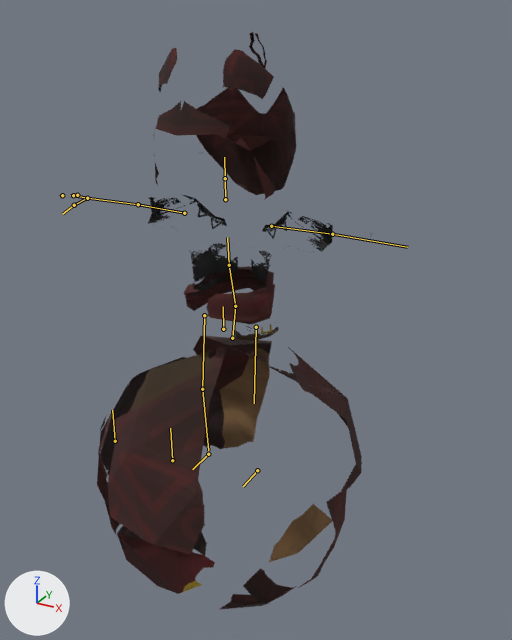
One commit to the glTF model client-xr/public/models/characters/Rogue_Tintable.gltf: the scene before it, then after it.
The view is the same before and after, from a camera (50 mm lens) standing at (2.25, -3.7, 3.08) and looking at (-0.22, 0.79, 0.83). Every picture has the same lights, and +X, +Y and +Z are marked at lower left. The first picture is the older version. The bones that change, and the others that lie on the model, are drawn over the model as lines.

Names of what the first picture shows: 'Belt_Outfit', 'Face_Skin', 'Icosphere_Outfit', 'Pouch_Outfit', 'Rogue_Skin'.
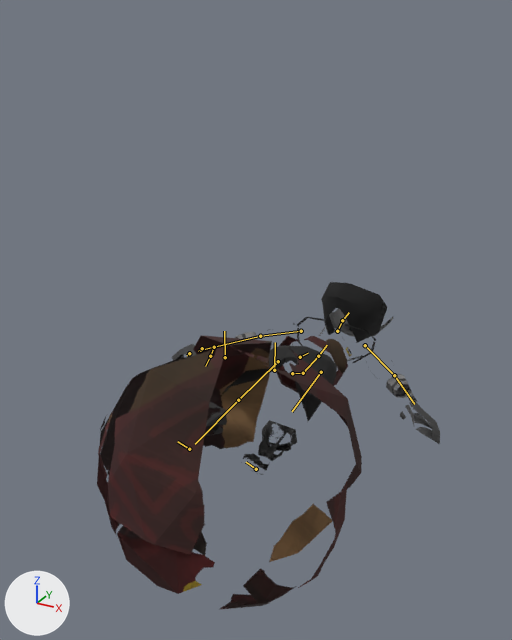
The newer file adds an action. The first version stands in its rest pose; the second is drawn at frame 27 of the action 'Death'.

The edits, one by one:
Bone 'Foot.L' (bone_foot_l) moves from (0.0, 0.0, 0.0) to (0.022, -0.017, -0.009).
Bone 'Foot.L' (bone_foot_l) turns from (0, 0, 0) to (47, 0, 0) degrees about its own x, y and z.
Bone 'Body' (bone_body) moves from (0.0, 0.0, 0.0) to (0.0, -0.742, -1.214).
Bone 'Body' (bone_body) turns from (0, 0, 0) to (-101, 0, 0) degrees about its own x, y and z.
Bone 'Torso' (bone_torso) turns from (0, 0, 0) to (16, 0, 0) degrees about its own x, y and z.
Bone 'Neck' (bone_neck) turns from (0, 0, 0) to (23, 0, 0) degrees about its own x, y and z.
Bone 'Head' (bone_head) turns from (0, 0, 0) to (-12, 0, -5) degrees about its own x, y and z.
Bone 'UpperArm.L' (bone_upperarm_l) turns from (0, 0, 0) to (-25, 36, 7) degrees about its own x, y and z.
Bone 'LowerArm.L' (bone_lowerarm_l) turns from (0, 0, 0) to (-12, 21, -35) degrees about its own x, y and z.
Bone 'UpperArm.R' (bone_upperarm_r) turns from (0, 0, 0) to (-40, -10, 10) degrees about its own x, y and z.
Bone 'LowerArm.R' (bone_lowerarm_r) turns from (0, 0, 0) to (-22, -73, 16) degrees about its own x, y and z.
Bone 'UpperLeg.L' (bone_upperleg_l) turns from (0, 0, 0) to (25, -1, 0) degrees about its own x, y and z.
Bone 'UpperLeg.R' (bone_upperleg_r) turns from (0, 0, 0) to (30, -13, 2) degrees about its own x, y and z.
Bone 'LowerLeg.R' (bone_lowerleg_r) turns from (0, 0, 0) to (-10, 0, 0) degrees about its own x, y and z.
Bone 'Foot.R' (bone_foot_r) moves from (0.0, 0.0, 0.0) to (0.17, 0.001, -0.009).
Bone 'Foot.R' (bone_foot_r) turns from (0, 0, 0) to (47, 0, 0) degrees about its own x, y and z.

Location of each change, (x1, y1, x2, y2) in pixels of the pictures (512 x 640 px):
'Rogue_Skin', posed (not visible afterwards)
    before: (37, 56, 482, 493)
'Face_Skin', posed
    before: (169, 127, 281, 200)
    after: (321, 282, 387, 343)
'Belt_Outfit', posed (13% narrower)
    before: (184, 266, 275, 324)
    after: (269, 336, 348, 396)
'Rogue_Hair', posed (not visible before)
    after: (263, 328, 396, 384)
'Pouch_Outfit', posed
    before: (235, 325, 279, 341)
    after: (326, 338, 352, 373)
bone 'Foot.L', root to tip
    before: (257, 470) to (243, 486)
    after: (256, 469) to (246, 462)
bone 'Body', root to tip
    before: (223, 329) to (223, 306)
    after: (300, 357) to (308, 353)
bone 'Torso', root to tip
    before: (229, 265) to (227, 237)
    after: (318, 356) to (327, 345)
bone 'Neck', root to tip
    before: (225, 199) to (225, 178)
    after: (337, 331) to (342, 320)
bone 'Head', root to tip
    before: (225, 178) to (224, 157)
    after: (342, 320) to (349, 312)
bone 'UpperArm.L', root to tip
    before: (271, 226) to (332, 234)
    after: (365, 345) to (394, 375)
bone 'LowerArm.L', root to tip
    before: (332, 234) to (407, 247)
    after: (394, 375) to (414, 404)
bone 'UpperArm.R', root to tip
    before: (184, 213) to (138, 204)
    after: (301, 331) to (260, 336)
bone 'LowerArm.R', root to tip
    before: (138, 204) to (87, 198)
    after: (260, 336) to (214, 347)
bone 'UpperLeg.L', root to tip
    before: (256, 327) to (254, 403)
    after: (321, 372) to (292, 411)
bone 'UpperLeg.R', root to tip
    before: (204, 315) to (202, 389)
    after: (278, 361) to (238, 400)
bone 'LowerLeg.R', root to tip
    before: (202, 389) to (208, 450)
    after: (238, 400) to (195, 444)
bone 'Foot.R', root to tip
    before: (208, 454) to (192, 469)
    after: (189, 449) to (177, 441)
